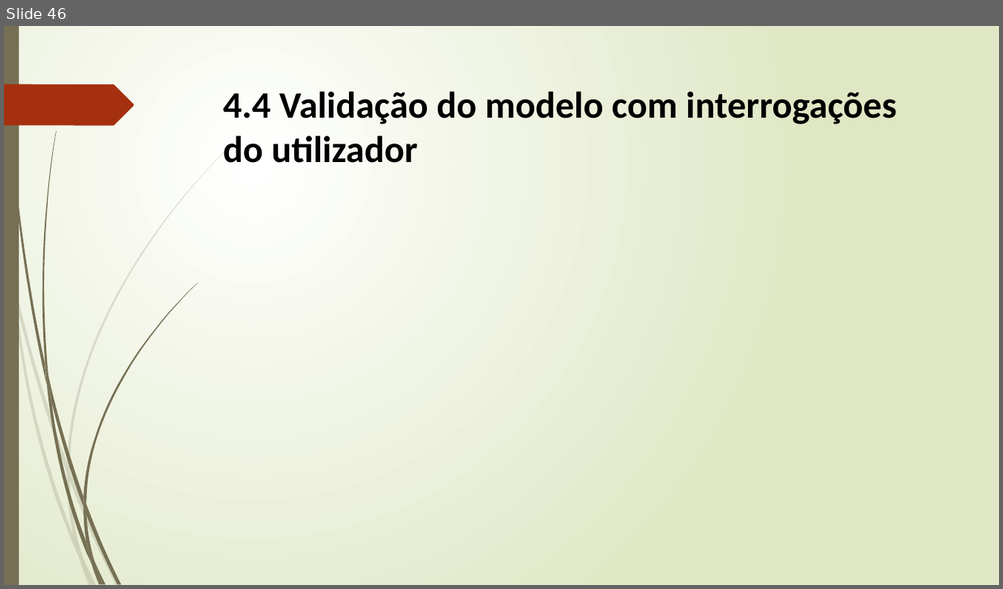
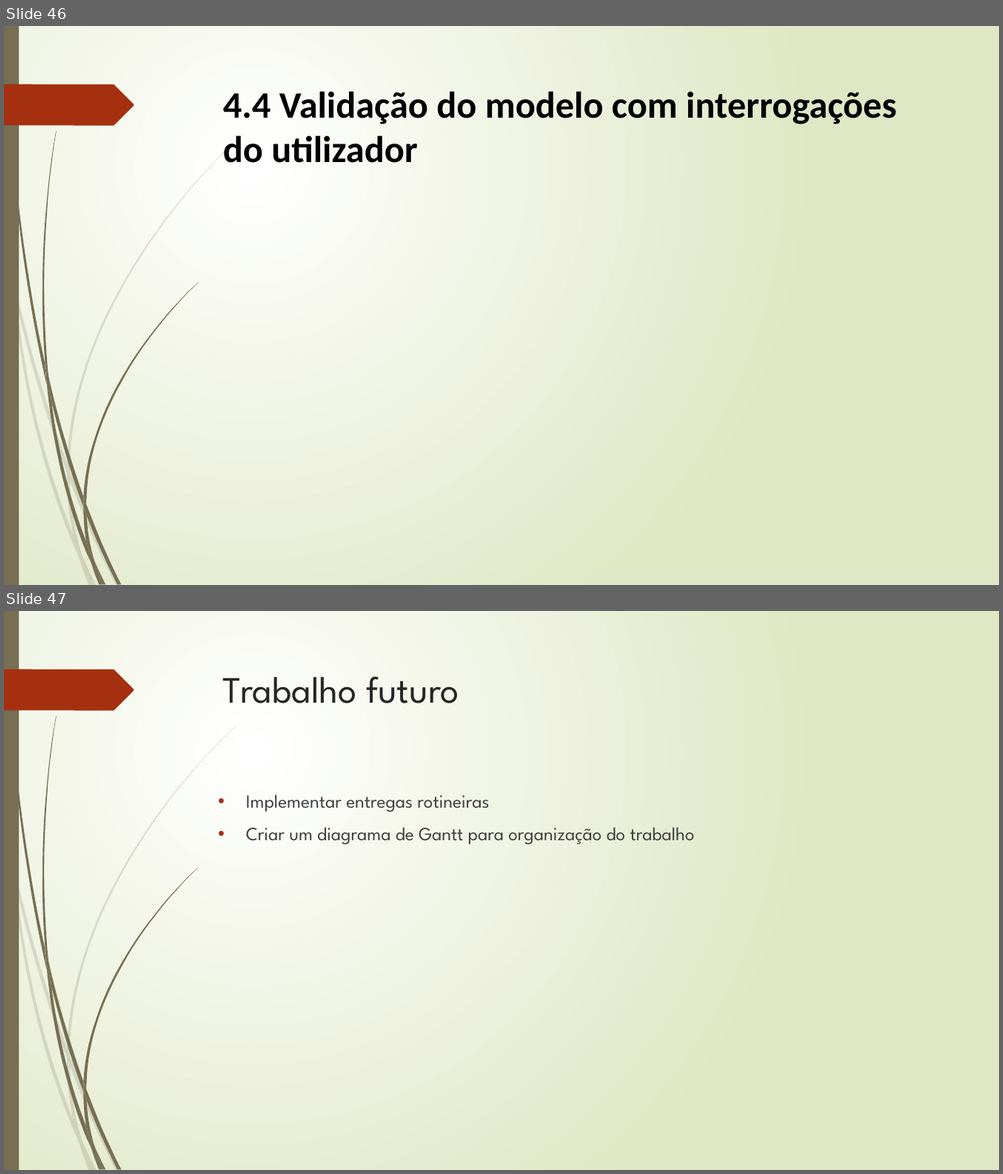
Before and after one commit to Lucenix/BD-TP, a slide deck: Apresentação1.pptx. Shown one above the other, each under a label of ours: slide 46 before the commit, slides 46 and 47 after it. The pictures are 1003x589 and 1003x1174 pixels, drawn with LibreOffice and Linux fonts; fonts in the diff are those of the drawing. Boxes give left, top, right and bottom in pixels: in the first picture for what was removed or moved away, otherwise in the second. Text is boxed around its words. In the diff, an @@ line names an element or a change of style, - is before the commit and + after.

```diff
--- a/Apresentação1.pptx
+++ b/Apresentação1.pptx
@@ slide 47 added at (x1=4, y1=611, x2=999, y2=1170), background gradient #FFFFFF to #DFE8C4; not listed: 24 template elements that a slide beside it also shows @@
@@ title added at (x1=223, y1=676, x2=459, y2=703), 36 pt, text #262626 @@
+Trabalho futuro
@@ text added at (x1=246, y1=795, x2=694, y2=845), 18 pt, text #404040 @@
+• Implementar entregas rotineiras
+• Criar um diagrama de Gantt para organização do trabalho
```
Also in this commit, not shown: 8 slides changed.
